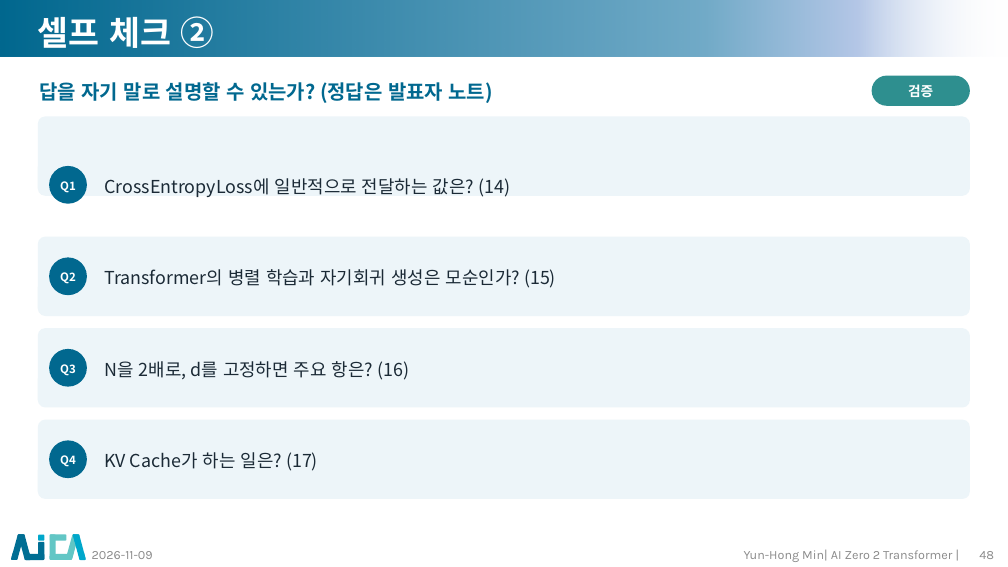
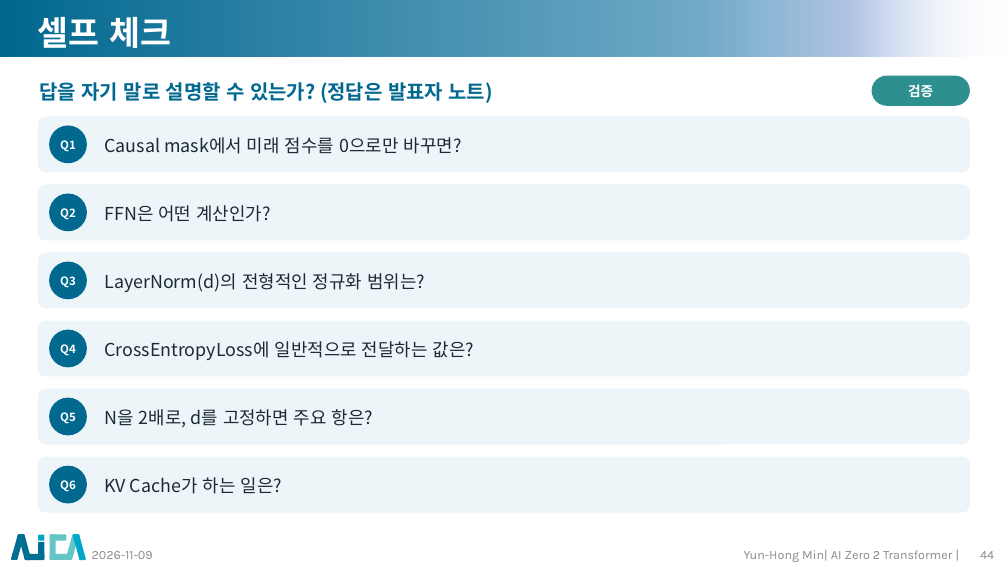
Before and after one commit to myunhh/AI-Zero-2-Transformers, a slide deck: slide 44 of lectures/week06_transformer_complete.pptx (slide 48 before the commit). Drawn at 1008x567 pixels with LibreOffice and Linux fonts; fonts in the diff are those of the drawing; background and template pictures are left out. Boxes give left, top, right and bottom in pixels: in the first picture for what was removed or moved away, otherwise in the second. Text is boxed around its words. In the diff, an @@ line names an element or a change of style, - is before the commit and + after.

```diff
--- a/lectures/week06_transformer_complete.pptx
+++ b/lectures/week06_transformer_complete.pptx
@@ title at (38,17,171,48): text changed @@
-셀프 체크 ②
+셀프 체크
@@ rounded rectangle: place and size @@
-rounded rectangle at (38,116,970,196)
+rounded rectangle at (38,116,970,172)
@@ ellipse "Q1": place and size @@
-ellipse "Q1" at (49,166,87,203)
+ellipse "Q1" at (49,126,87,163)
@@ text added at (104,137,462,154), 17 pt, text #1B2A36 @@
+Causal mask에서 미래 점수를 0으로만 바꾸면?
@@ rounded rectangle: place and size @@
-rounded rectangle at (38,237,970,316)
+rounded rectangle at (38,185,970,240)
@@ ellipse "Q2": place and size @@
-ellipse "Q2" at (49,257,87,295)
+ellipse "Q2" at (49,194,87,231)
@@ text at (104,205,270,222): text changed @@
-Transformer의 병렬 학습과 자기회귀 생성은 모순인가? (15)
+FFN은 어떤 계산인가?
@@ rounded rectangle: place and size @@
-rounded rectangle at (38,328,970,408)
+rounded rectangle at (38,253,970,309)
@@ ellipse "Q3": place and size @@
-ellipse "Q3" at (49,349,87,387)
+ellipse "Q3" at (49,262,87,299)
@@ text added at (104,273,425,292), 17 pt, text #1B2A36 @@
+LayerNorm(d)의 전형적인 정규화 범위는?
@@ proportions changed in 4 elements at (38,116,970,172), (38,185,970,240), (38,253,970,309), (38,321,970,377) @@
@@ rounded rectangle: place and size @@
-rounded rectangle at (38,420,970,499)
+rounded rectangle at (38,321,970,377)
@@ ellipse "Q4": place and size @@
-ellipse "Q4" at (49,441,87,479)
+ellipse "Q4" at (49,330,87,368)
@@ text at (104,341,474,360): text changed @@
-CrossEntropyLoss에 일반적으로 전달하는 값은? (14)
+CrossEntropyLoss에 일반적으로 전달하는 값은?
@@ rounded rectangle added at (38,389,970,445), fill #EDF5F9 @@
@@ ellipse added at (49,398,87,436), fill #01688F, 11 pt, text #FFFFFF, bold @@
+Q5
@@ text at (104,409,373,427): text changed @@
-N을 2배로, d를 고정하면 주요 항은? (16)
+N을 2배로, d를 고정하면 주요 항은?
@@ rounded rectangle added at (38,457,970,513), fill #EDF5F9 @@
@@ ellipse added at (49,466,87,504), fill #01688F, 11 pt, text #FFFFFF, bold @@
+Q6
@@ text at (104,477,282,494): text changed @@
-KV Cache가 하는 일은? (17)
+KV Cache가 하는 일은?
@@ page number at (980,551,994,559): text changed @@
-48
+44
```
Also in this commit, not shown: 35 other slides changed, 4 slides removed, 14 other files.
